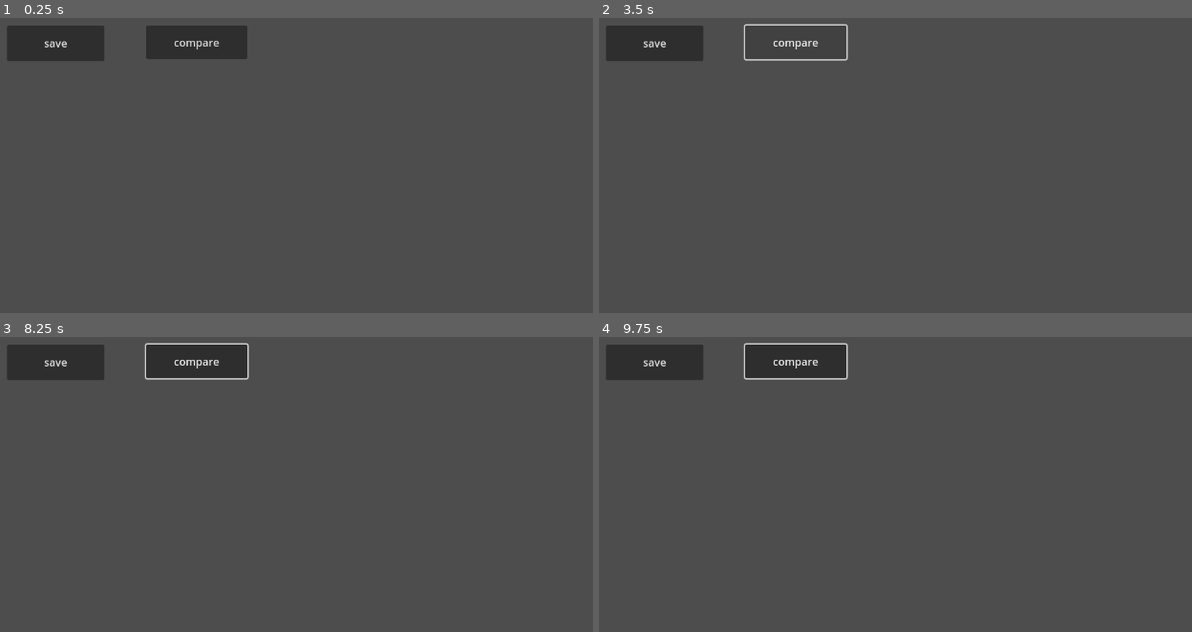
Above: before the commit, frames 1-4 (two rows, left to right).
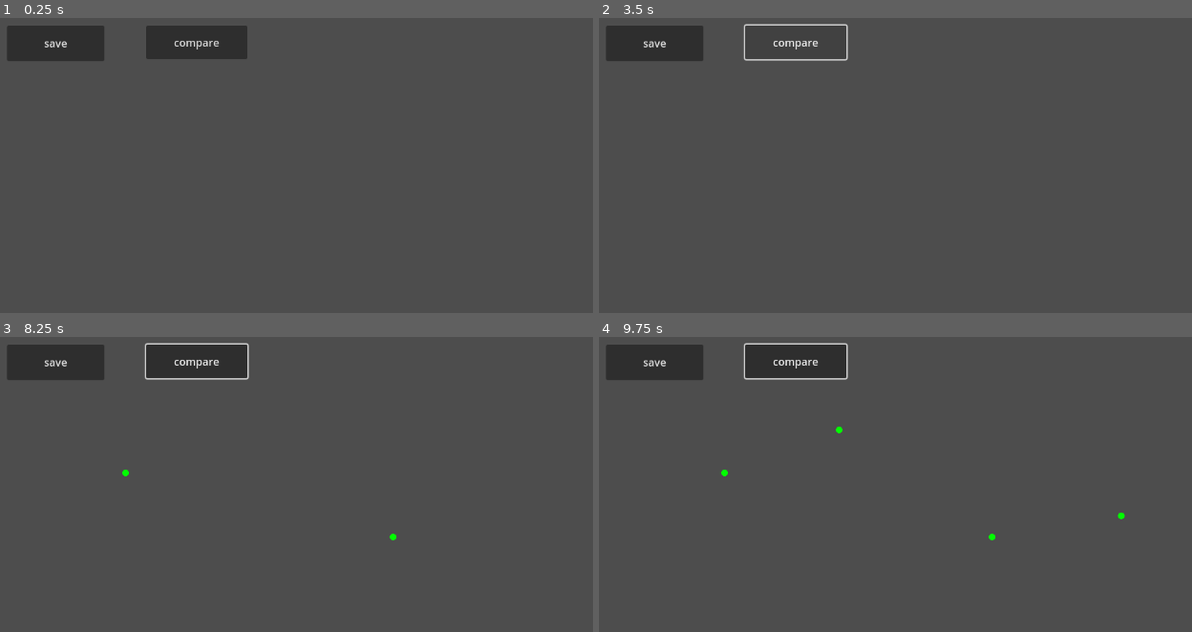
Above: after the commit, the same moments.

Repository: uprun/GRAIL-like
Game: Godot game, scene res://main.tscn
Two runs of this game, one before a commit and one after it. Both use one fixed random seed, a clock stepped at 60 frames per second and the inputs below.
Inputs (mouse positions are in pixels of both pictures, inside the frame that each line leads up to):
- Up to frame 1 (0.25 s): no input
- Up to frame 2 (3.5 s): click "save" at 0.5 s; click "compare" at 1.25 s; click "compare" at 2 s; click "compare" at 2.75 s
- Up to frame 3 (8.25 s): tap Enter at 3.5, 5, 6.5 s; move the mouse to (521, 516) at 3.52 s; click (521, 516) at 3.67 s; tap Space at 4.25, 5.75, 7.25 s; move the mouse to (201, 558) at 4.27 s; click (201, 558) at 4.42 s; move the mouse to (432, 443) at 5.02 s; click (432, 443) at 5.17 s; move the mouse to (314, 623) at 5.77 s; click (314, 623) at 5.92 s; move the mouse to (581, 602) at 6.52 s; click (581, 602) at 6.67 s; move the mouse to (124, 472) at 7.27 s; click (124, 472) at 7.42 s; move the mouse to (391, 537) at 8.02 s; click (391, 537) at 8.17 s
- Up to frame 4 (9.75 s): move the mouse to (842, 428) at 8.77 s; click (842, 428) at 8.92 s; move the mouse to (1120, 516) at 9.52 s; click (1120, 516) at 9.67 s

Frames 1-2 are identical in both runs. In frame 3, less than 0.1% of the frame differs, in the area x 20-67%, y 44-69%; in frame 4, less than 0.1%, in the area x 20-89%, y 30-69%.
Error before the commit: Parse Error: Function "compress_symbol_drawn()" not found in base self. (res://main.gd:183)
Error after the commit: Invalid access to property or key 'y' on a base object of type 'Array'. (res://main.gd:30)

Commit message:
2024-12-19--12h25m34s

Diff:
--- a/main.gd
+++ b/main.gd
@@ -180,7 +180,6 @@
 	all_sub_paths = []
 	if drawn_symbol.lines.size() > 0:
 		drawn_symbol.prepare_rescaled_lines()
-		compress_symbol_drawn(drawn_symbol)
 		stored_symbols.push_back(drawn_symbol)
 		golden_match.push_back(false)
 
@@ -203,7 +202,7 @@
 	lines = []
 	all_sub_paths = []
 	if drawn_symbol.lines.size() > 0:
-		compress_symbol_drawn(drawn_symbol)
+		drawn_symbol.prepare_rescaled_lines()
 		print()
 		var save_path := "user://player_data.json"
 
